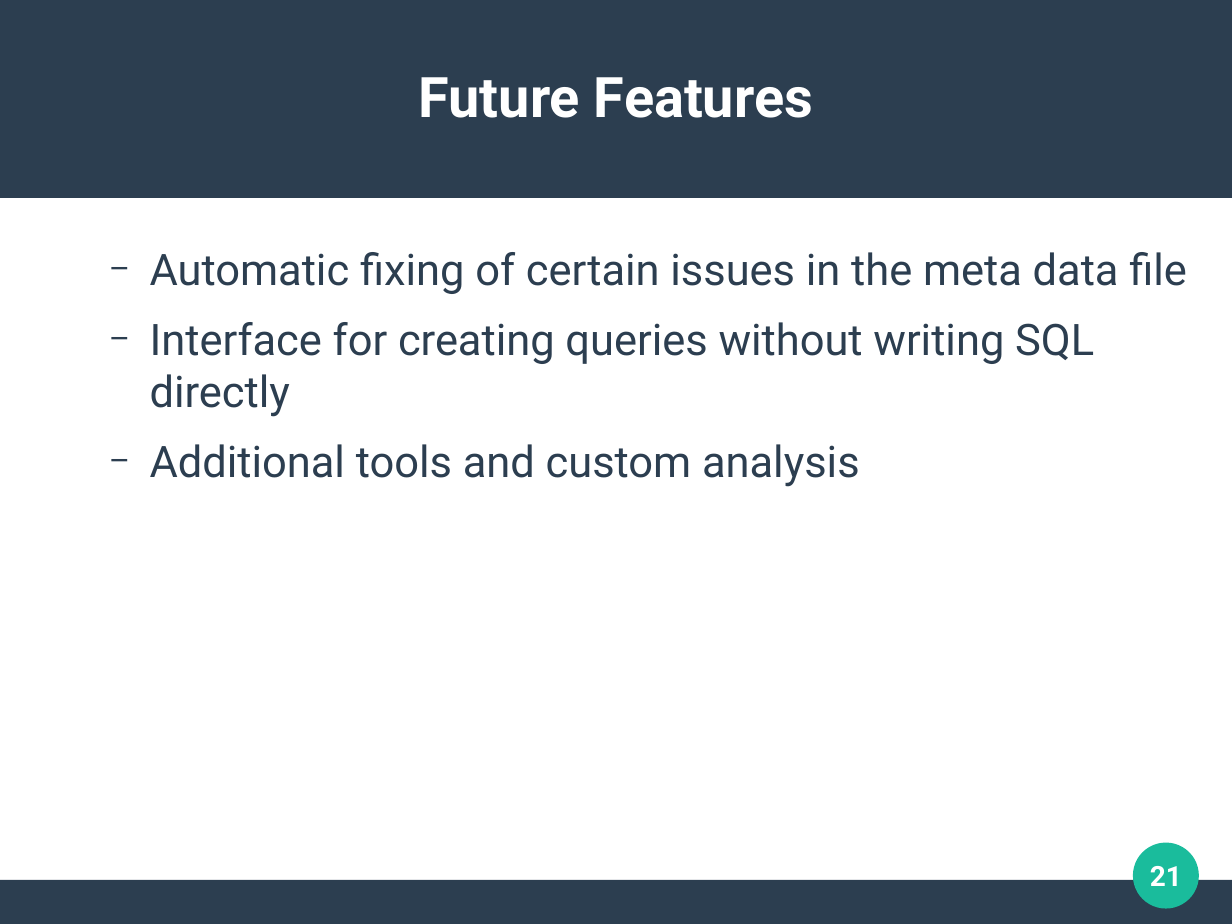
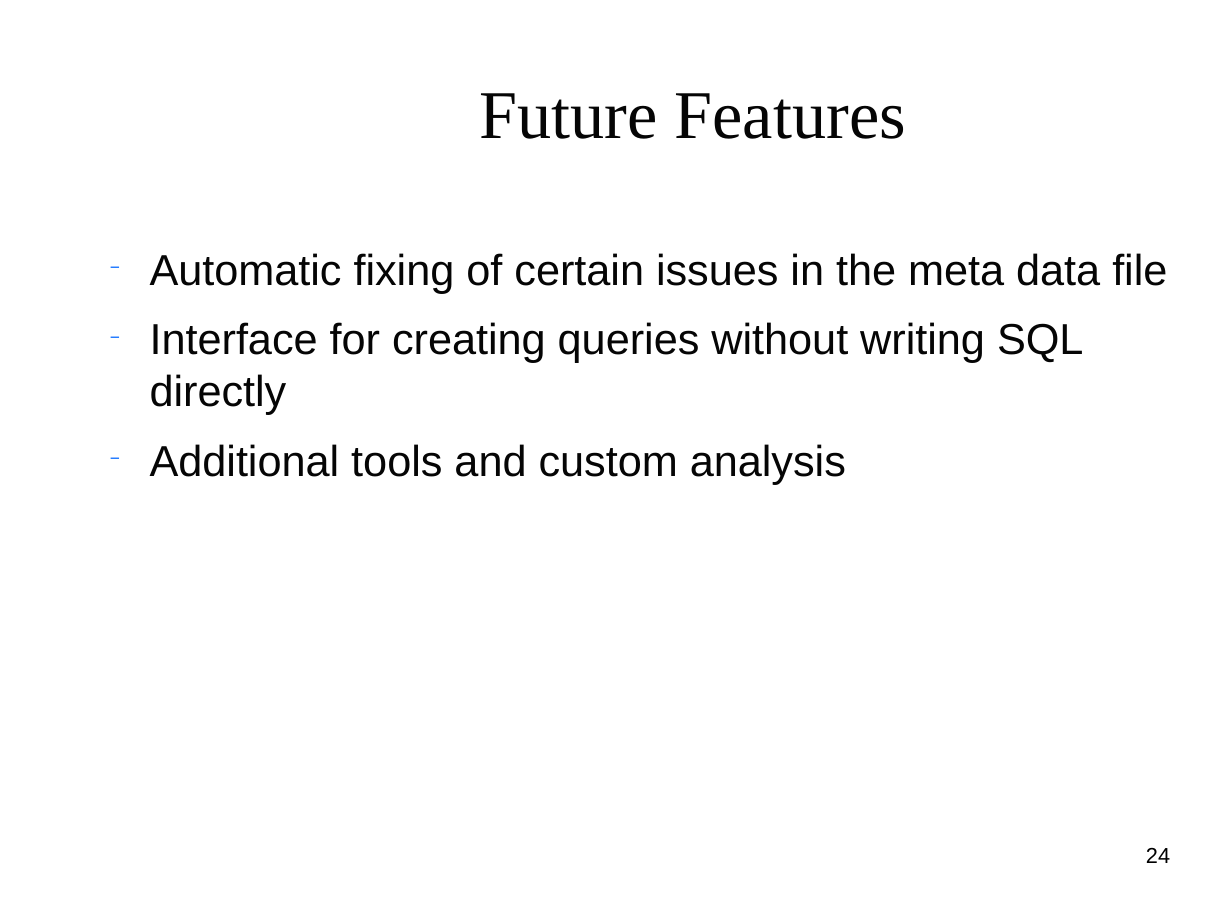
Before and after one commit to clemente-lab/mmeds-meta, a slide deck: slide 24 of sql/mmeds.odp (slide 21 before the commit). Drawn at 1232x924 pixels with LibreOffice and Linux fonts; fonts in the diff are those of the drawing; background and template pictures are left out. Boxes give left, top, right and bottom in pixels: in the first picture for what was removed or moved away, otherwise in the second. Text is boxed around its words. In the diff, an @@ line names an element or a change of style, - is before the commit and + after.

```diff
--- a/sql/mmeds.odp
+++ b/sql/mmeds.odp
@@ rectangle removed at box(0, 0, 1232, 198) @@
@@ title "Future Features": place and size @@
-title "Future Features" at box(419, 77, 813, 118)
+title "Future Features" at box(479, 93, 906, 139)
@@ title "Future Features" at box(479, 93, 906, 139): size 36 to 44 pt, font Roboto to Times New Roman, text colour #FFFFFF to #050505, bold off @@
@@ text "Automatic fixing of certain issues ..." at box(150, 253, 1167, 484): size 28 to 27.9 pt, font Roboto to Arial, text colour #2C3E50 to #050505; bullet colour #2C3E50 to #0066FF @@
@@ ellipse removed at box(1134, 843, 1200, 909) @@
@@ page number added at box(1146, 848, 1170, 863), 14 pt, text #000000 @@
+24
@@ page number removed at box(1150, 866, 1182, 886) @@
-21
@@ rectangle removed at box(0, 880, 1232, 923) @@
```
Also in this commit, not shown: 24 other slides changed, 3 slides added, 4 other files.
